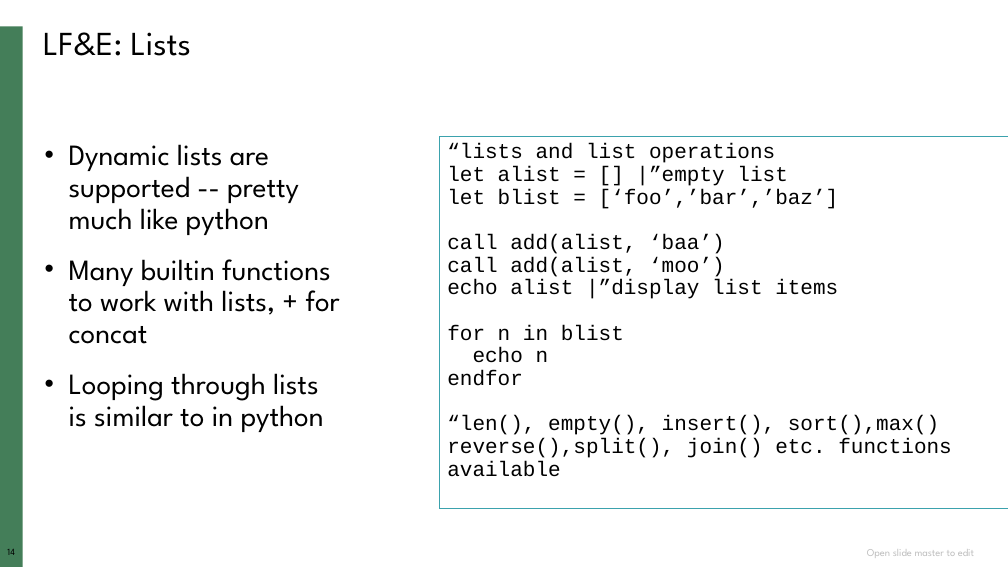
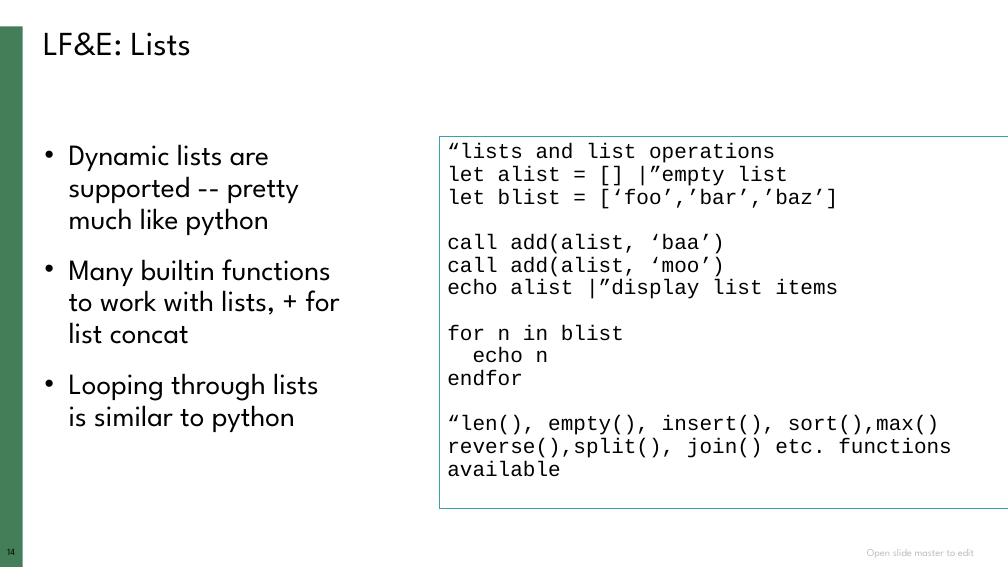
Before and after one commit to ketancmaheshwari/vim, a slide deck: slide 14 of vimscriptpres.pptx. Drawn at 1008x567 pixels with LibreOffice and Linux fonts; fonts in the diff are those of the drawing; background and template pictures are left out. Boxes give left, top, right and bottom in pixels: in the first picture for what was removed or moved away, otherwise in the second. Text is boxed around its words. In the diff, an @@ line names an element or a change of style, - is before the commit and + after.

```diff
--- a/vimscriptpres.pptx
+++ b/vimscriptpres.pptx
@@ text at bbox=[69, 259, 340, 432]: text changed @@
-• Many builtin functions to work with lists, + for concat
-• Looping through lists is similar to in python
+• Many builtin functions to work with lists, + for list concat
+• Looping through lists is similar to python
```
Also in this commit, not shown: 8 other slides changed, 1 other file.
